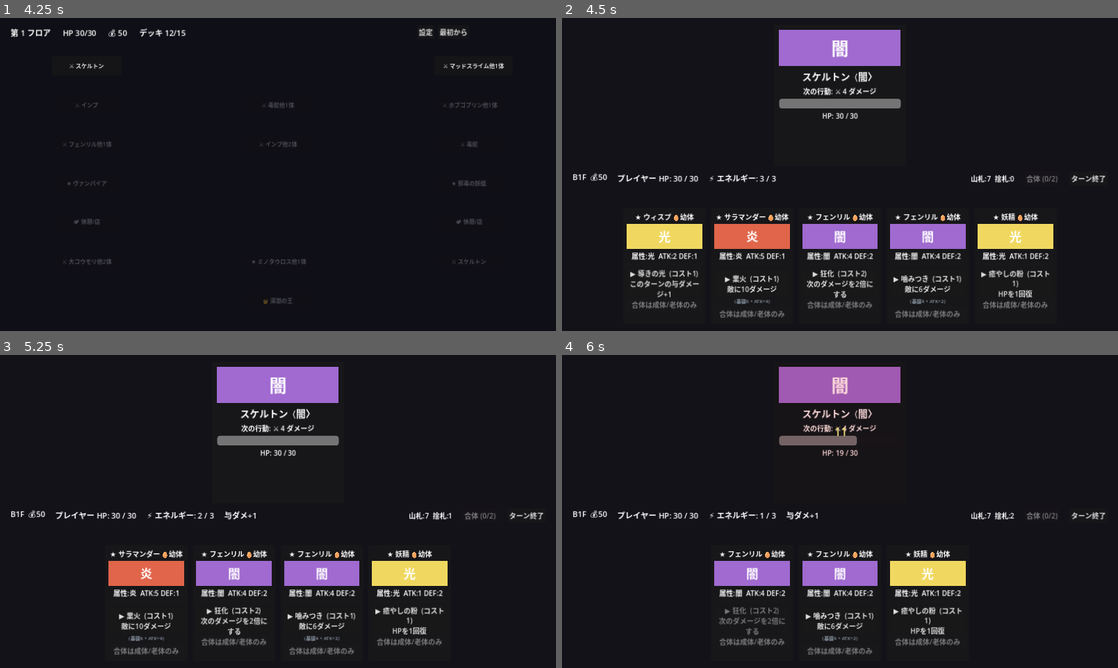
Above: before the commit, frames 1-4 (two rows, left to right).
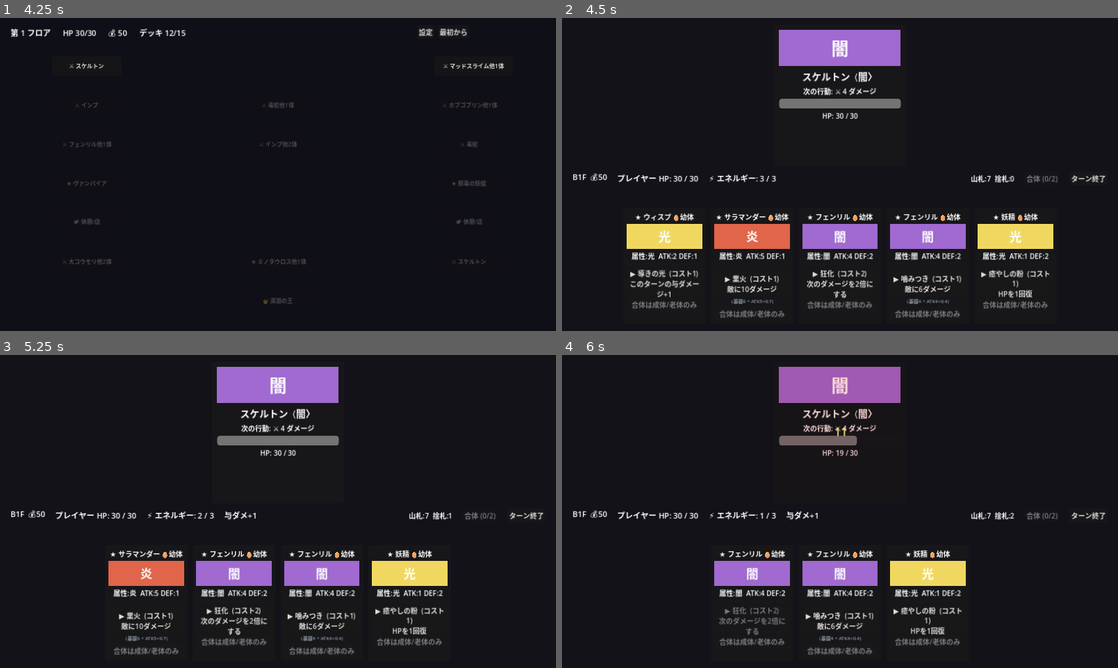
Above: after the commit, the same moments.

Repository: bakery48/mortal-pact
Game: Godot game, scene res://scenes/ui/title.tscn
Two runs of this game, one before a commit and one after it. Both use one fixed random seed, a clock stepped at 60 frames per second and the inputs below.
Inputs:
- Up to frame 1 (4.25 s): click "はじめから" at 0.5 s; click "設定" at 1.25 s; click "フルスクリーン" at 2 s; click "戻る" at 2.75 s; click "最初から" at 3.5 s
- Up to frame 2 (4.5 s): click "⚔ スケルトン" at 4.25 s
- Up to frame 3 (5.25 s): click "▶ 導きの光 (コスト1) このターンの与ダメージ+1" at 5 s
- Up to frame 4 (6 s): click "▶ 業火 (コスト1) 敵に10ダメージ" at 5.75 s

Frame 1 is identical in both runs. In frame 2, 0.1% of the frame differs, in the area x 30-70%, y 89-92%; in frame 3, 0.1%; in frame 4, less than 0.1%.

Commit message:
Show ATK value and scale coefficient in stat breakdown
Before: (基礎6 + ATK+4)  ← why +4 if ATK=5?
After:  (基礎6 + ATK5×0.7) ← 5×0.7=3.5→rounds to 4, total=10

Adds stat_scale_for() public method to MonsterData so CardUI can
read the coefficient without depending on internal _stat_scale.

https://claude.ai/code/session_01SGpNd8xjjtE9S1hYpNHnwi

Diff:
--- a/scenes/battle/card.gd
+++ b/scenes/battle/card.gd
@@ -148,17 +148,16 @@
 
 ## ATK/DEF由来のボーナスが存在するとき、内訳を小さく表示するためのテキスト。
 func _stat_breakdown() -> String:
+	var scale := monster.stat_scale_for(command)
 	match command.effect:
 		CommandData.Effect.DAMAGE, CommandData.Effect.PIERCE:
-			var bonus := monster.damage_bonus(command)
-			if bonus <= 0:
+			if monster.damage_bonus(command) <= 0:
 				return ""
-			return "(基礎%d + ATK+%d)" % [monster.effective_power(command), bonus]
+			return "(基礎%d + ATK%d×%.1f)" % [monster.effective_power(command), monster.effective_attack(), scale]
 		CommandData.Effect.GUARD:
-			var bonus := monster.guard_bonus(command)
-			if bonus <= 0:
+			if monster.guard_bonus(command) <= 0:
 				return ""
-			return "(基礎%d + DEF+%d)" % [monster.effective_power(command), bonus]
+			return "(基礎%d + DEF%d×%.1f)" % [monster.effective_power(command), monster.effective_defense(), scale]
 	return ""
 
 func _affinity_mark() -> String:
--- a/scripts/monster_data.gd
+++ b/scripts/monster_data.gd
@@ -232,6 +232,10 @@
 		return cmd.stat_scale
 	return clampf(0.4 + 0.3 * float(cmd.cost - 1), 0.4, 1.0)
 
+## カード表示用：ステータス依存係数を公開する。
+func stat_scale_for(cmd: CommandData) -> float:
+	return _stat_scale(cmd)
+
 ## ダメージ系コマンドに上乗せされる ATK 由来ボーナス。
 func damage_bonus(cmd: CommandData) -> int:
 	return roundi(effective_attack() * _stat_scale(cmd))
